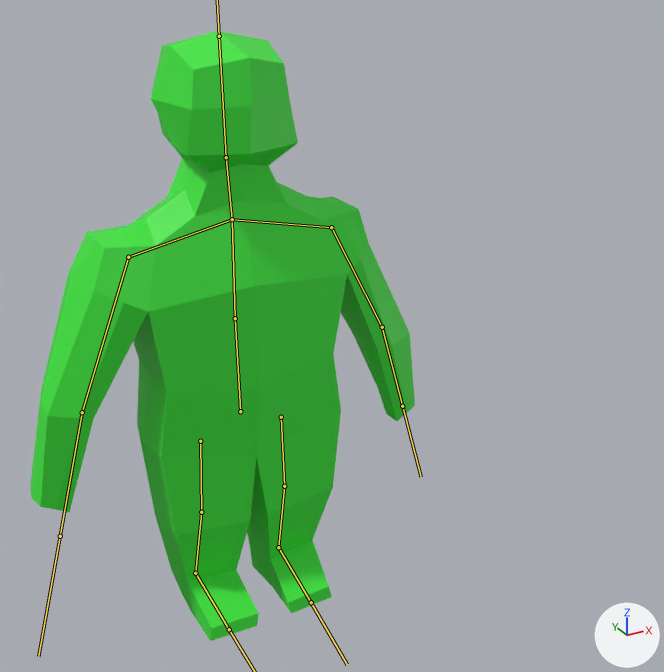
A saved change to the FBX model GMTK2025/Assets/GMTK2025/Models/human.fbx.
One viewpoint serves both versions: a camera (50 mm lens) standing at (-1.07, -2.62, 2.25) and looking at (0.18, -0.34, 1.11). Every picture has the same lights, and +X, +Y and +Z are marked at lower right. The bones that bend it are drawn over the model as lines.
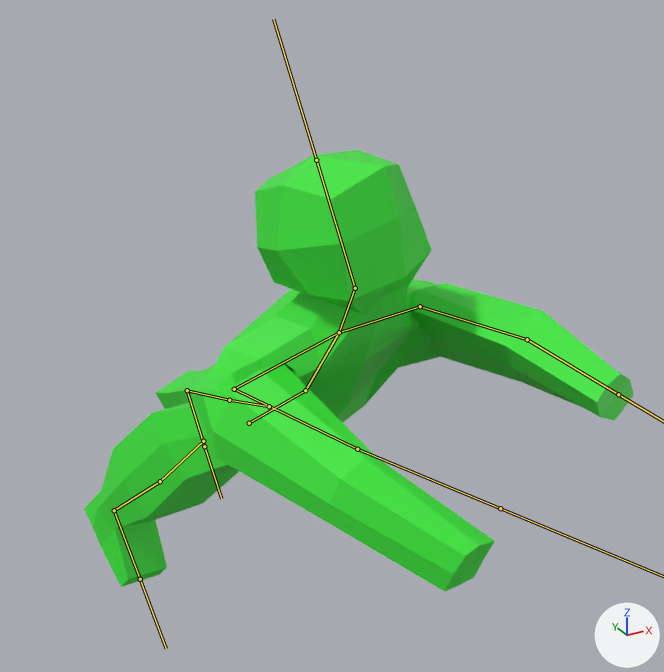
The newer file adds an action. The first version stands in its rest pose; the second is drawn at frame 7 of the action 'Jump'.

Changed parts and their boxes [x1, y1, x2, y2] in the pictures (664 x 672 px):
'Cube', posed (43% wider, 28% shorter)
    before: [30, 31, 415, 641]
    after: [84, 150, 634, 591]
bone 'Pelvis', root to tip
    before: (240, 411) to (235, 318)
    after: (249, 423) to (305, 390)
bone 'MiddleSpine', root to tip
    before: (235, 318) to (232, 219)
    after: (305, 390) to (339, 332)
bone 'LeftArm', root to tip
    before: (331, 227) to (382, 327)
    after: (420, 306) to (527, 339)
bone 'RightArm', root to tip
    before: (128, 257) to (82, 412)
    after: (234, 389) to (357, 449)
bone 'Head', root to tip
    before: (226, 157) to (219, 36)
    after: (355, 288) to (316, 160)
bone 'LeftHip', root to tip
    before: (281, 417) to (284, 486)
    after: (269, 406) to (229, 400)
bone 'RightHip', root to tip
    before: (200, 441) to (201, 512)
    after: (203, 441) to (160, 481)

The change, as a list of edits to the scene's bpy script:
```text
Change bone_pelvis:
    where bone_pelvis = bpy.data.objects['Armature'].pose.bones['Pelvis']
    bone_pelvis.location: (0.0, 0.0, 0.0) -> (0.016, -0.032, 0.034)
    bone_pelvis.rotation_quaternion: (1.0, 0.0, 0.0, 0.0) -> (0.876, 0.451, 0.154, -0.07)  # degrees (0, 0, 0) -> degrees (55, 19, 1)
Change bone_middlespine:
    where bone_middlespine = bpy.data.objects['Armature'].pose.bones['MiddleSpine']  # child of 'Pelvis'
    bone_middlespine.rotation_quaternion: (1.0, 0.0, 0.0, 0.0) -> (0.981, -0.168, -0.015, 0.098)  # degrees (0, 0, 0) -> degrees (-19, 0, 11)
Change bone_leftarm:
    where bone_leftarm = bpy.data.objects['Armature'].pose.bones['LeftArm']  # child of 'Bone.002'
    bone_leftarm.rotation_quaternion: (1.0, 0.0, 0.0, 0.0) -> (0.422, 0.894, -0.093, 0.115)  # degrees (0, 0, 0) -> degrees (130, -16, -4)
Change bone_rightarm:
    where bone_rightarm = bpy.data.objects['Armature'].pose.bones['RightArm']  # child of 'Bone.008'
    bone_rightarm.rotation_quaternion: (1.0, 0.0, 0.0, 0.0) -> (0.527, 0.837, 0.13, -0.076)  # degrees (0, 0, 0) -> degrees (117, 15, 8)
Change bone_head:
    where bone_head = bpy.data.objects['Armature'].pose.bones['Head']  # child of 'Neck'
    bone_head.rotation_quaternion: (1.0, 0.0, 0.0, 0.0) -> (0.905, -0.412, 0.106, -0.016)  # degrees (0, 0, 0) -> degrees (-50, 10, -7)
Change bone_lefthip:
    where bone_lefthip = bpy.data.objects['Armature'].pose.bones['LeftHip']
    bone_lefthip.location: (0.0, 0.0, 0.0) -> (-0.063, -0.015, -0.015)
    bone_lefthip.rotation_quaternion: (1.0, 0.0, 0.0, 0.0) -> (0.807, 0.002, -0.129, 0.576)  # degrees (0, 0, 0) -> degrees (-9, -12, 72)
Change bone_righthip:
    where bone_righthip = bpy.data.objects['Armature'].pose.bones['RightHip']
    bone_righthip.location: (0.0, 0.0, 0.0) -> (-0.023, -0.014, 0.014)
    bone_righthip.rotation_quaternion: (1.0, 0.0, 0.0, 0.0) -> (0.927, -0.025, -0.146, -0.345)  # degrees (0, 0, 0) -> degrees (3, -17, -41)
```
